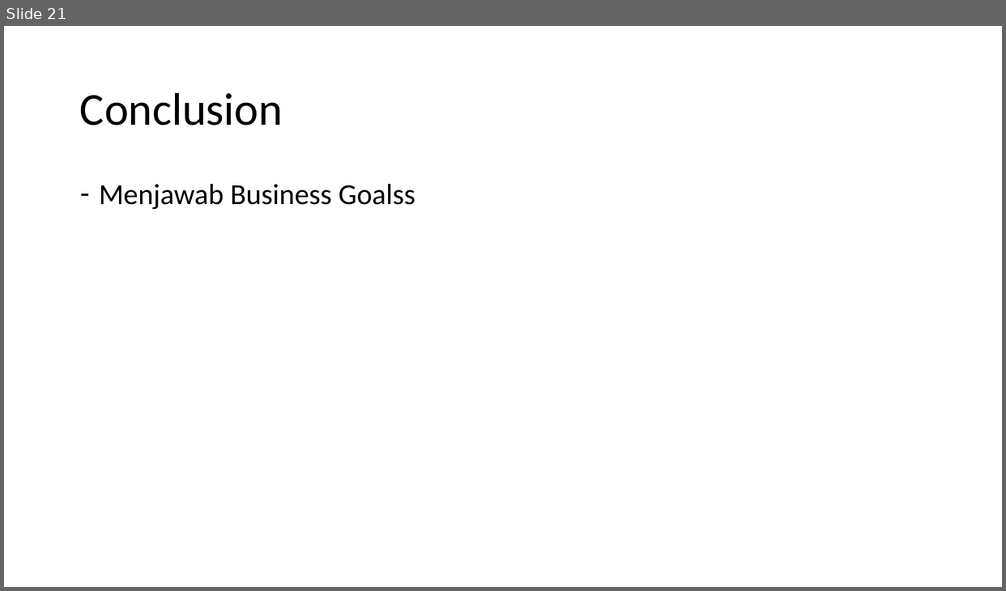
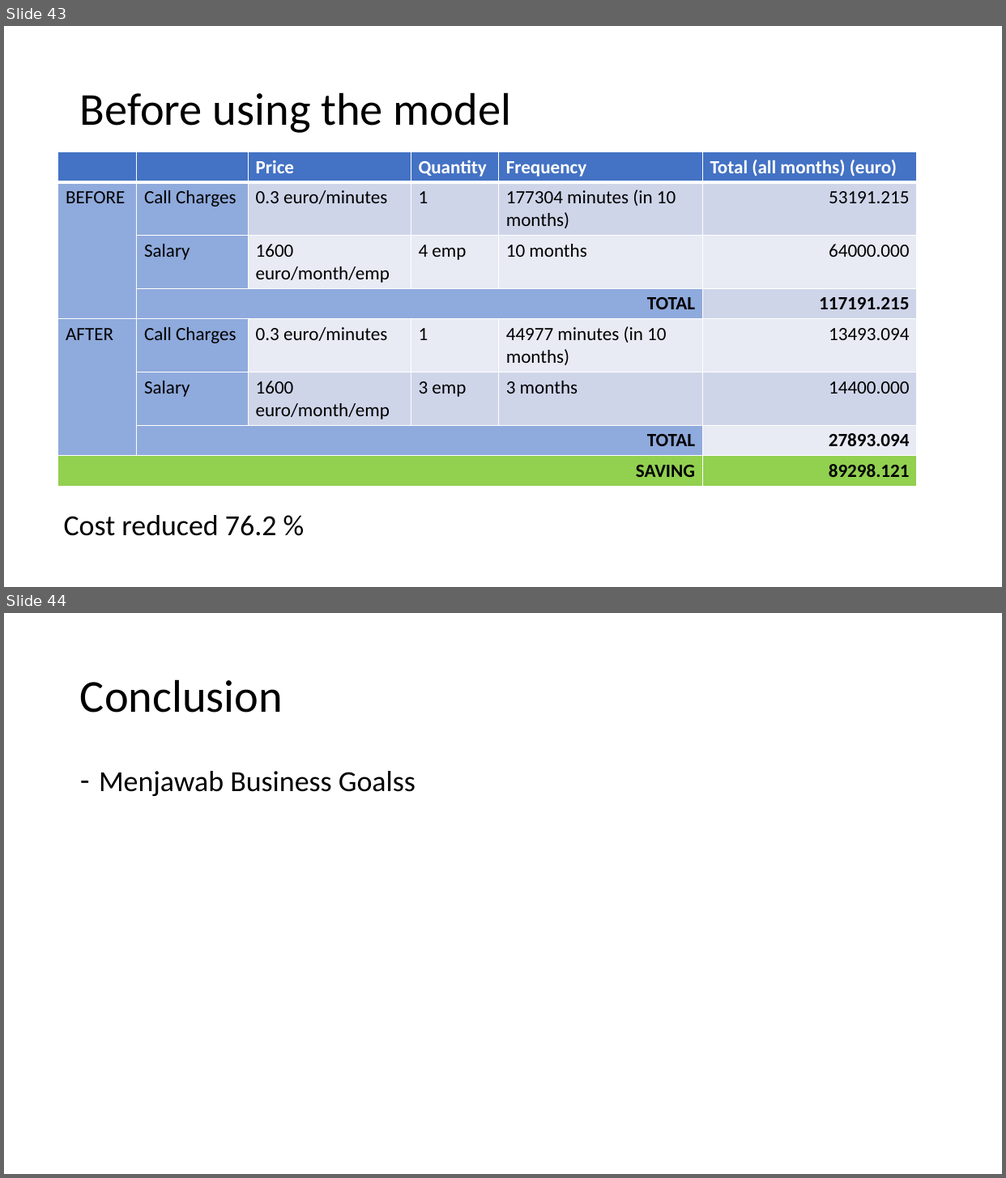
Before and after one commit to abdullahayas123/Tes-Model-Marketing-Scipy, a slide deck: Presentation.pptx. Shown one above the other, each under a label of ours: slide 21 before the commit, slides 43 and 44 after it. The pictures are 1006x591 and 1006x1178 pixels, drawn with LibreOffice and Linux fonts; fonts in the diff are those of the drawing. Boxes give left, top, right and bottom in pixels: in the first picture for what was removed or moved away, otherwise in the second. Text is boxed around its words. In the diff, an @@ line names an element or a change of style, - is before the commit and + after.

```diff
--- a/Presentation.pptx
+++ b/Presentation.pptx
@@ slide 43 added at (x1=4, y1=26, x2=1002, y2=587), background #FFFFFF @@
@@ title added at (x1=80, y1=92, x2=511, y2=133), 44 pt, text #000000 @@
+Before using the model
@@ table added at (x1=58, y1=152, x2=916, y2=482), 8 rows, 6 columns @@
+ |  | Price | Quantity | Frequency | Total (all months) (euro)
+BEFORE | Call Charges | 0.3 euro/minutes | 1 | 177304 minutes (in 10 months) | 53191.215
+ | Salary | 1600 euro/month/emp | 4 emp | 10 months | 64000.000
+ | TOTAL |  |  |  | 117191.215
+AFTER | Call Charges | 0.3 euro/minutes | 1 | 44977 minutes (in 10 months) | 13493.094
+ | Salary | 1600 euro/month/emp | 3 emp | 3 months | 14400.000
+ | TOTAL |  |  |  | 27893.094
+SAVING |  |  |  |  | 89298.121
@@ text added at (x1=64, y1=515, x2=277, y2=536), 28 pt, text #000000 @@
+Cost reduced 76.2 %
@@ what was slide 21 is now slide 44 @@
```
Also in this commit, not shown: 2 slides changed, 24 other slides added, 2 slides removed.
